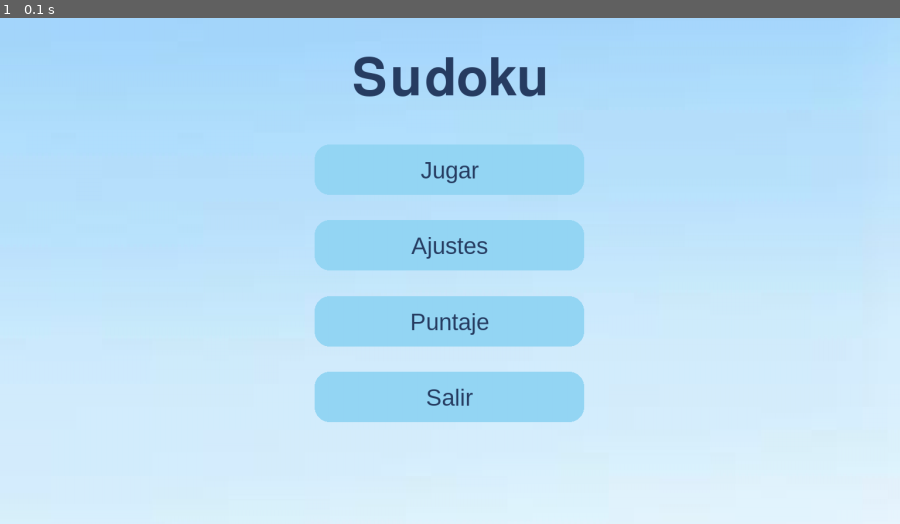
Above: before the commit, frame 1.
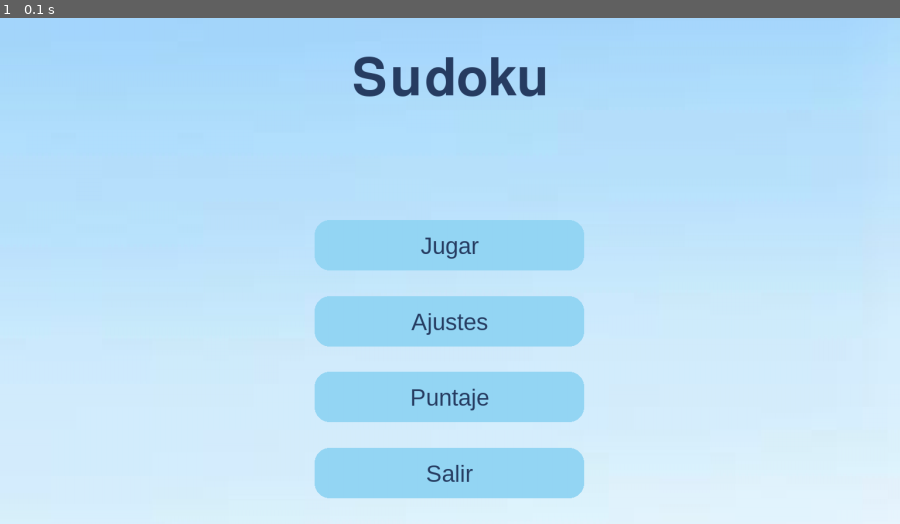
Above: after the commit, the same moment.

Repository: xxmileww/UTN-Pygame
Game: pygame game, started from main.py
Two runs of this game, one before a commit and one after it. Both use one fixed random seed, a clock stepped at 60 frames per second and the inputs below.
Inputs:
- Up to frame 1 (0.1 s): no input

The runs differ from the first frame. In frame 1, 6.3% of the frame differs, in the area x 34-65%, y 25-95%.

Commit message:
Update main.py

Diff:
--- a/main.py
+++ b/main.py
@@ -108,10 +108,10 @@
                 elif rec_salir.collidepoint(evento.pos):
                     pygame.quit()
                     quit()
-        boton_jugar = pygame.Rect(ancho_ventana * 0.35, alto_ventana * 0.25, ancho_ventana * 0.3, alto_ventana * 0.1)
-        boton_ajustes = pygame.Rect(ancho_ventana * 0.35, alto_ventana * 0.40, ancho_ventana * 0.3, alto_ventana * 0.1)
-        boton_puntaje = pygame.Rect(ancho_ventana * 0.35, alto_ventana * 0.55, ancho_ventana * 0.3, alto_ventana * 0.1)
-        boton_salir = pygame.Rect(ancho_ventana * 0.35, alto_ventana * 0.70, ancho_ventana * 0.3, alto_ventana * 0.1)
+        boton_jugar = pygame.Rect(ancho_ventana * 0.35, alto_ventana * 0.40, ancho_ventana * 0.3, alto_ventana * 0.1)
+        boton_ajustes = pygame.Rect(ancho_ventana * 0.35, alto_ventana * 0.55, ancho_ventana * 0.3, alto_ventana * 0.1)
+        boton_puntaje = pygame.Rect(ancho_ventana * 0.35, alto_ventana * 0.70, ancho_ventana * 0.3, alto_ventana * 0.1)
+        boton_salir = pygame.Rect(ancho_ventana * 0.35, alto_ventana * 0.85, ancho_ventana * 0.3, alto_ventana * 0.1)
 
         rec_jugar = pygame.draw.rect(pantalla, color_botones, boton_jugar, border_radius = 25)
         rec_ajustes = pygame.draw.rect(pantalla, color_botones, boton_ajustes, border_radius = 25 )
